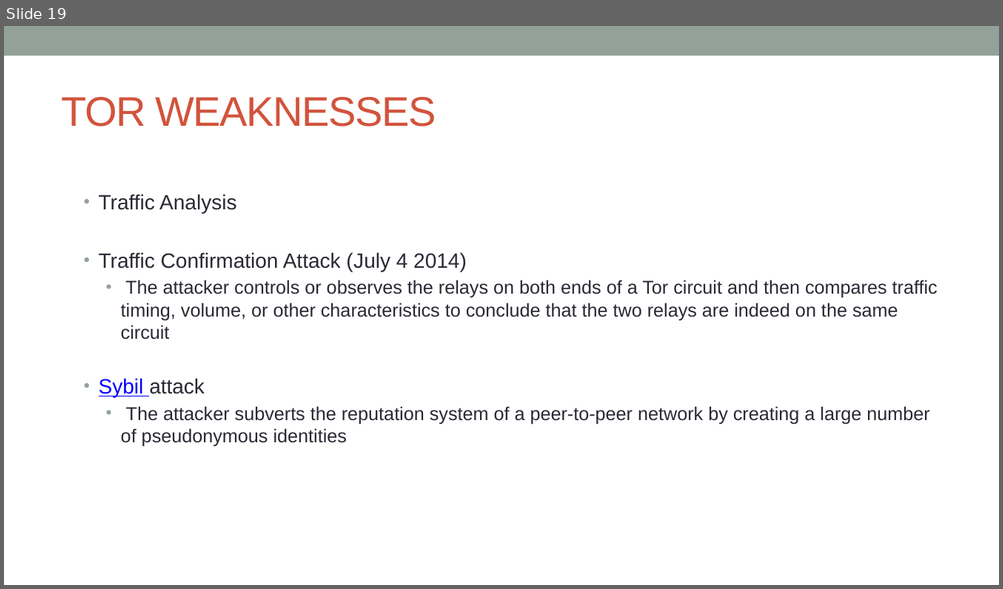
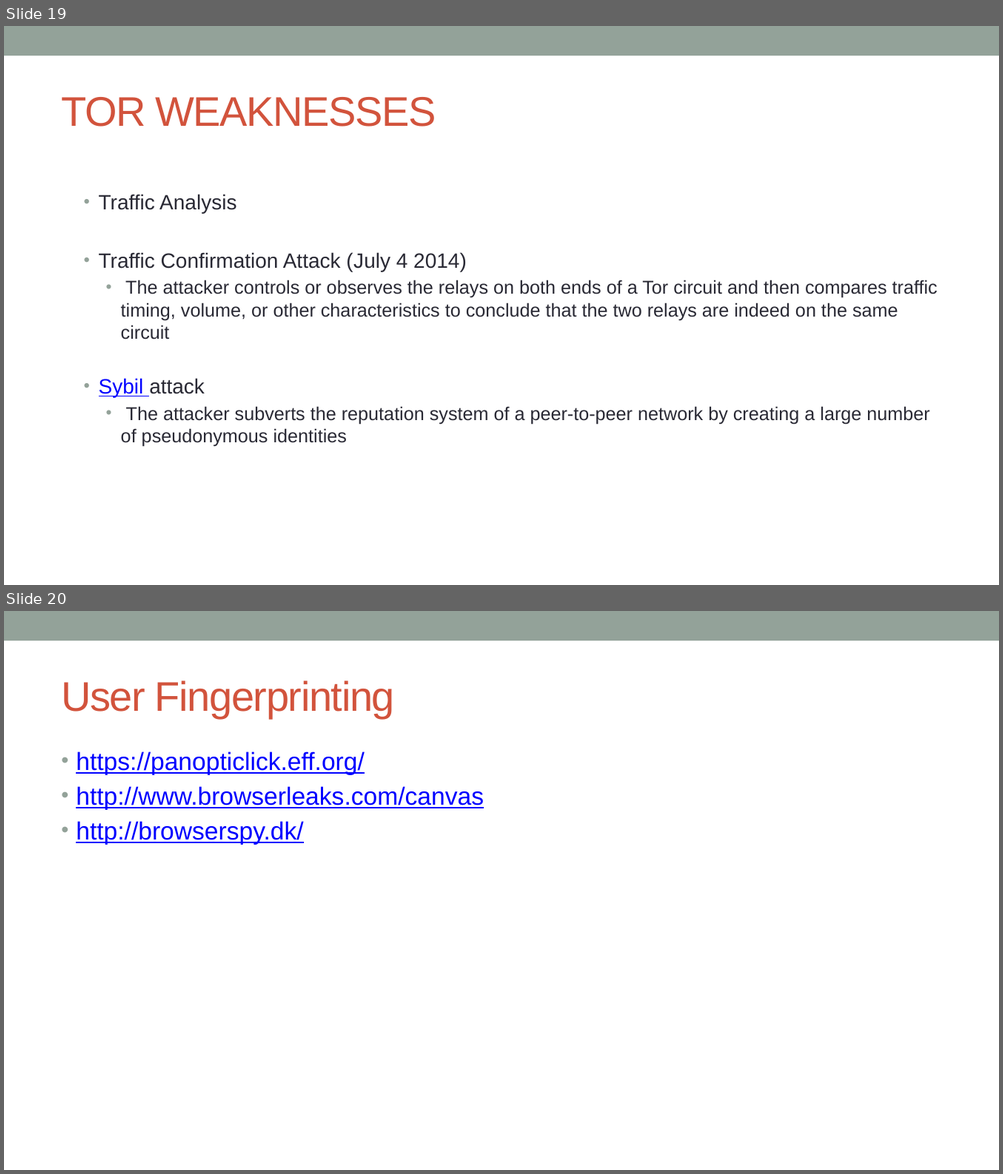
Before and after one commit to DeMaCS-UNICAL/NetworkSecurity, a slide deck: slides/tor.pptx. Shown one above the other, each under a label of ours: slide 19 before the commit, slides 19 and 20 after it. The pictures are 1003x589 and 1003x1174 pixels, drawn with LibreOffice and Linux fonts; fonts in the diff are those of the drawing. Boxes give left, top, right and bottom in pixels: in the first picture for what was removed or moved away, otherwise in the second. Text is boxed around its words. In the diff, an @@ line names an element or a change of style, - is before the commit and + after.

```diff
--- a/slides/tor.pptx
+++ b/slides/tor.pptx
@@ slide 20 added at (4, 611, 999, 1170), background #FFFFFF; not listed: 1 template element that a slide beside it also shows @@
@@ title added at (61, 681, 395, 718), 40 pt, text #D2533C @@
+User Fingerprinting
@@ text added at (76, 752, 484, 845), 24 pt, text #0000FF, underline @@
+• https://panopticlick.eff.org/
+• http://www.browserleaks.com/canvas
+• http://browserspy.dk/
```
Also in this commit, not shown: 1 other slide added, 1 other file.
